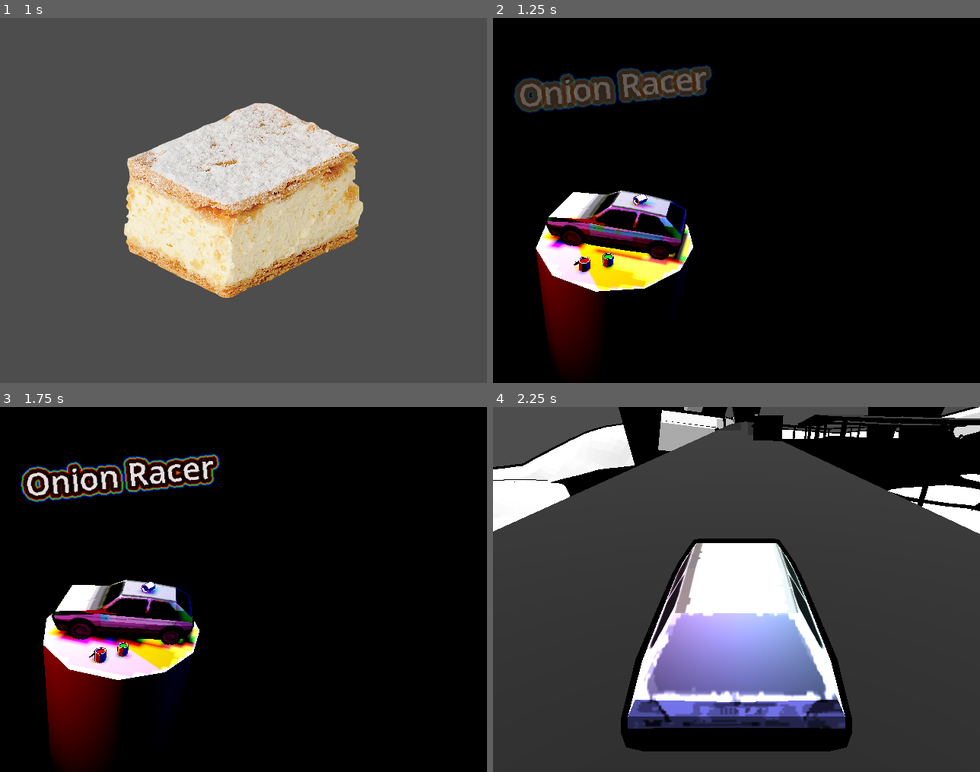
Above: before the commit, frames 1-4 (two rows, left to right).
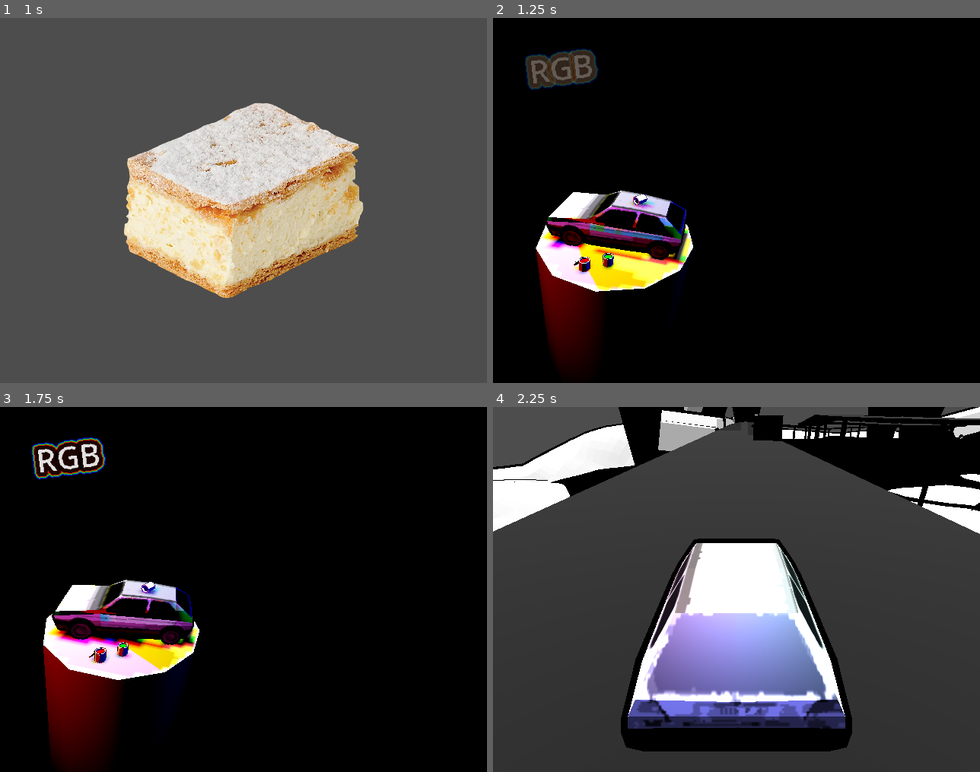
Above: after the commit, the same moments.

Repository: micsman/OnionRace
Game: Godot game, scene res://Menu/scenes/opening/opening.tscn
Same seed, same stepped clock (60 frames per second), same inputs: the game is played once before the commit and once after it.
Inputs (mouse positions are in pixels of both pictures, inside the frame that each line leads up to):
- Up to frame 1 (1 s): tap Enter (ui_accept) at 0.5 s; drag from (243, 200) to (292, 120) at 0.52 s
- Up to frame 2 (1.25 s): no input
- Up to frame 3 (1.75 s): drag from (146, 607) to (219, 662) at 1.27 s
- Up to frame 4 (2.25 s): click "New Game" at 2 s

Frame 1 is identical in both runs. In frame 2, 4.4% of the frame differs, in the area x 4-46%, y 8-27%; in frame 3, 4.2%; in frame 4, nothing differs.

Commit message:
Add title card shader; Fix previous commits

Diff:
--- a/Menu/scenes/menus/main_menu/main_menu_with_animations.tscn
+++ b/Menu/scenes/menus/main_menu/main_menu_with_animations.tscn
@@ -5,6 +5,7 @@
 [ext_resource type="PackedScene" uid="uid://2qwvdfambjkc" path="res://Menu/scenes/windows/main_menu_options_window.tscn" id="3_wi2rp"]
 [ext_resource type="PackedScene" uid="uid://dy7lxqbnk5a1d" path="res://Menu/scenes/windows/main_menu_credits_window.tscn" id="4_utvf7"]
 [ext_resource type="PackedScene" uid="uid://df8wswf00e2nd" path="res://Scenes/Menu/menu_background.tscn" id="5_0ic5h"]
+[ext_resource type="Shader" uid="uid://d2gqqjkkhknhh" path="res://Scripts/title_shader.gdshader" id="5_wi2rp"]
 
 [sub_resource type="Animation" id="1"]
 resource_name = "Intro"
@@ -289,6 +290,13 @@
 states/Start/position = Vector2(82, 123)
 transitions = ["Intro", "OpenMainMenu", SubResource("11"), "OpenMainMenu", "OpenSubMenu", SubResource("14"), "Start", "Intro", SubResource("AnimationNodeStateMachineTransition_j0orr"), "OpenSubMenu", "OpenMainMenu", SubResource("AnimationNodeStateMachineTransition_63dxc")]
 graph_offset = Vector2(-180.277, 49)
+
+[sub_resource type="ShaderMaterial" id="ShaderMaterial_0g2w4"]
+shader = ExtResource("5_wi2rp")
+shader_parameter/wave_speed = 0.60000002524012
+shader_parameter/wave_width = 0.10000000312006
+shader_parameter/max_scale = 1.0150000007125
+shader_parameter/pause_duration = 0.6
 
 [sub_resource type="LabelSettings" id="LabelSettings_ls5x7"]
 line_spacing = 3.08
@@ -304,6 +312,25 @@
 stacked_outline_2/size = 5
 stacked_outline_2/color = Color(0, 0, 1, 1)
 
+[sub_resource type="ShaderMaterial" id="ShaderMaterial_gq5f8"]
+shader = ExtResource("5_wi2rp")
+shader_parameter/wave_speed = 0.60000002524012
+shader_parameter/wave_width = 0.10000000312006
+shader_parameter/max_scale = 1.0150000007125
+shader_parameter/pause_duration = 0.6
+
+[sub_resource type="LabelSettings" id="LabelSettings_wpel8"]
+font_size = 20
+outline_size = 10
+outline_color = Color(0, 0, 0, 1)
+stacked_outline_count = 3
+stacked_outline_0/size = 5
+stacked_outline_0/color = Color(1, 0, 0, 1)
+stacked_outline_1/size = 5
+stacked_outline_1/color = Color(0, 1, 0, 1)
+stacked_outline_2/size = 5
+stacked_outline_2/color = Color(0, 0, 1, 1)
+
 [node name="MainMenu" unique_id=2084566378 instance=ExtResource("1_s4hg3")]
 script = ExtResource("2_0ic5h")
 game_scene_path = "uid://bflkgb8q4ab2k"
@@ -328,23 +355,28 @@
 modulate = Color(1, 1, 1, 0)
 
 [node name="TitleLabel" parent="MenuContainer/TitleMargin/TitleContainer" index="0" unique_id=334107926]
-offset_left = 12.0
-offset_top = 36.0
-offset_right = -344.0
-offset_bottom = 124.0
-rotation = -0.09932841
-text = "Onion Racer"
+material = SubResource("ShaderMaterial_0g2w4")
+offset_left = -56.000004
+offset_top = 15.0
+offset_right = -412.0
+offset_bottom = 103.0
+rotation = -0.11857515
+text = "RGB"
 label_settings = SubResource("LabelSettings_ls5x7")
 auto_update = false
 
-[node name="SubTitleMargin" parent="MenuContainer" index="1" unique_id=893436372]
-visible = false
-
-[node name="SubTitleContainer" parent="MenuContainer/SubTitleMargin" index="0" unique_id=523889664]
+[node name="SubTitleContainer" parent="MenuContainer/SubTitleMargin" parent_id_path=PackedInt32Array(893436372) index="0" unique_id=523889664]
 modulate = Color(1, 1, 1, 0)
 
 [node name="SubTitleLabel" parent="MenuContainer/SubTitleMargin/SubTitleContainer" index="0" unique_id=754291424]
-text = "Testing menus"
+material = SubResource("ShaderMaterial_gq5f8")
+offset_left = -138.0
+offset_top = 38.0
+offset_right = -138.0
+offset_bottom = 72.0
+rotation = -0.12100587
+text = "Redline. Greenlight. Boost!"
+label_settings = SubResource("LabelSettings_wpel8")
 
 [node name="MenuButtonsContainer" parent="MenuContainer/MenuButtonsMargin" parent_id_path=PackedInt32Array(1532800992) index="0" unique_id=580041505]
 modulate = Color(1, 1, 1, 0)
--- /dev/null
+++ b/Scripts/title_shader.gdshader
@@ -0,0 +1,53 @@
+shader_type canvas_item;
+
+// Wave movement (left to right)
+uniform float wave_speed : hint_range(0.1, 4.0) = 0.9;
+uniform float wave_width : hint_range(0.05, 0.6) = 0.22;
+uniform float max_scale : hint_range(1.0, 2.5) = 1.45; // 1.0 = normal size, 1.45 = 45% bigger
+
+// Optional pause between passes (0.0 = continuous loop)
+uniform float pause_duration : hint_range(0.0, 4.0) = 0.6;
+
+void fragment() {
+	vec2 uv = UV;
+
+	// Calculate cycle with optional pause after crossing the right edge
+	float travel_time = 1.0 / max(wave_speed, 0.001);
+	float cycle_length = travel_time + pause_duration;
+	float cycle_pos = mod(TIME, cycle_length);
+
+	// Sweep from slightly left of 0.0 to slightly past 1.0 so the wave enters & exits cleanly
+	float start_x = -wave_width * 1.5;
+	float end_x = 1.0 + wave_width * 1.5;
+
+	float wave_x;
+	float active_mask = 1.0;
+
+	if (cycle_pos <= travel_time) {
+		float t = cycle_pos / travel_time;
+		wave_x = mix(start_x, end_x, t);
+	} else {
+		// Parked off-screen during pause
+		wave_x = end_x;
+		active_mask = 0.0;
+	}
+
+	// Bell-shaped wave envelope centered at wave_x
+	float dist_x = uv.x - wave_x;
+	float sigma = max(wave_width * 0.45, 0.001);
+	float bell = exp(-(dist_x * dist_x) / (2.0 * sigma * sigma)) * active_mask;
+
+	// Current magnification factor at this pixel (1.0 = no change)
+	float zoom = mix(1.0, max_scale, bell);
+
+	// Scale UVs outward around (wave_x, 0.5) so text grows in place as the wave passes
+	vec2 pivot = vec2(wave_x, 0.5);
+	vec2 scaled_uv = pivot + (uv - pivot) / zoom;
+
+	// Avoid sampling outside texture bounds
+	if (scaled_uv.x < 0.0 || scaled_uv.x > 1.0 || scaled_uv.y < 0.0 || scaled_uv.y > 1.0) {
+		COLOR = vec4(0.0);
+	} else {
+		COLOR = texture(TEXTURE, scaled_uv) * COLOR;
+	}
+}
Not shown, added: Scripts/title_shader.gdshader.uid
Binary file changed: addons/maaacks_game_template/base/translations/menus_translations.en.translation
Binary file changed: addons/maaacks_game_template/base/translations/menus_translations.fr.translation
Binary file added: assets/Blender/3D_glasses_3D_glasses.png
Not shown, added: assets/Blender/3D_glasses_3D_glasses.png.import
Binary file added: assets/Blender/golfik_golfik.png
Not shown, added: assets/Blender/golfik_golfik.png.import
